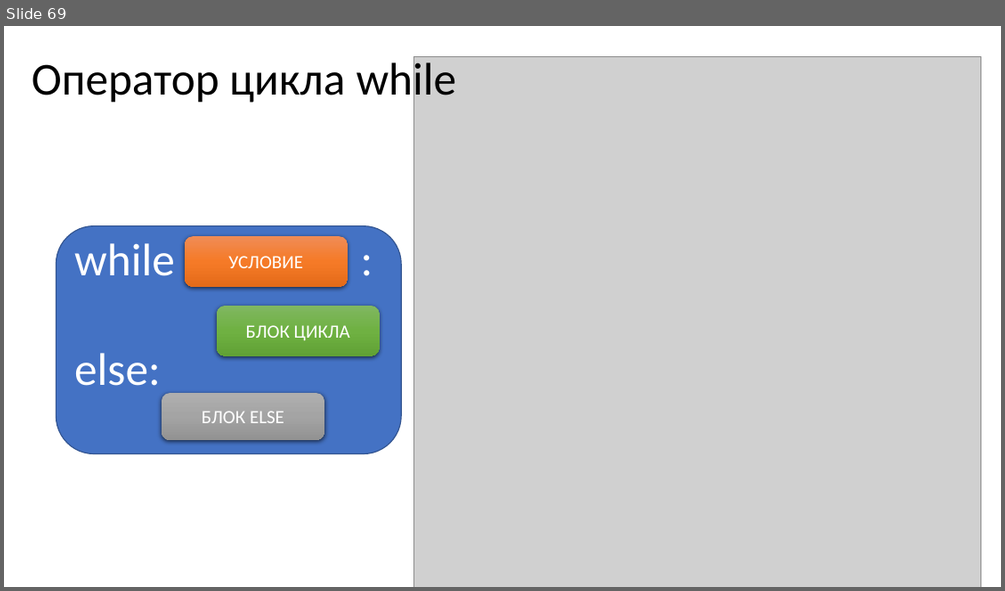
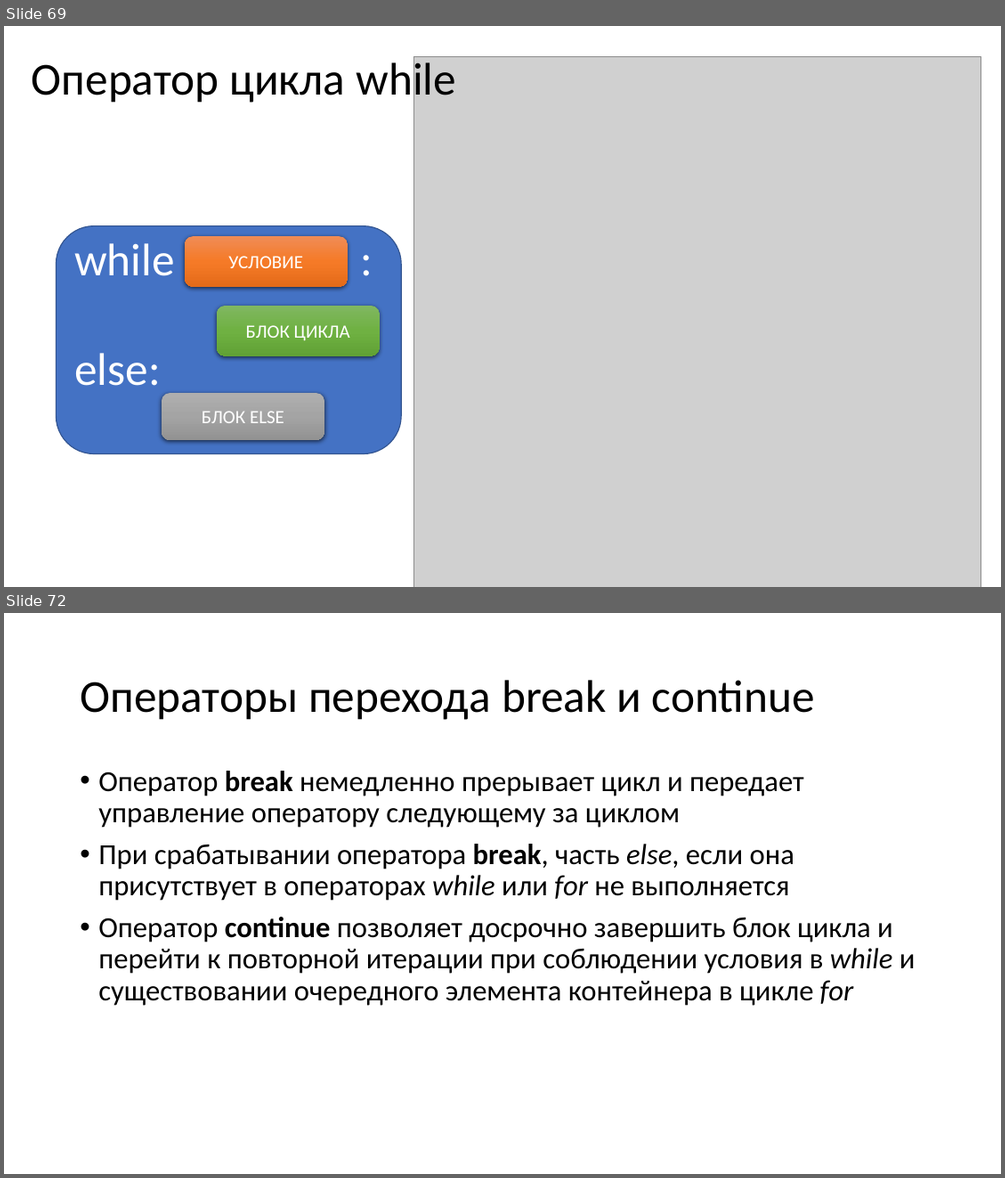
Before and after one commit to paveltsytovich/telegram-course, a slide deck: Presentation/Основы алгоритмизации и программирования.pptx. Shown one above the other, each under a label of ours: slide 69 before the commit, slides 69 and 72 after it; the slides between them are not shown. The pictures are 1005x591 and 1005x1178 pixels, drawn with LibreOffice and Linux fonts; fonts in the diff are those of the drawing; grey boxes stand for pictures. Boxes give left, top, right and bottom in pixels: in the first picture for what was removed or moved away, otherwise in the second. Text is boxed around its words. In the diff, an @@ line names an element or a change of style, - is before the commit and + after.

Commit message:
Операторы

```diff
--- a/Presentation/Основы алгоритмизации и программирования.pptx
+++ b/Presentation/Основы алгоритмизации и программирования.pptx
@@ slide 72 added at (x1=4, y1=613, x2=1001, y2=1174), background #FFFFFF @@
@@ title added at (x1=80, y1=680, x2=815, y2=720), 44 pt, text #000000 @@
+Операторы перехода break и continue
@@ text added at (x1=98, y1=771, x2=915, y2=1005), 28 pt, text #000000 @@
+• Оператор break немедленно прерывает цикл и передает управление оператору следующему за циклом
+• При срабатывании оператора break, часть else, если она присутствует в операторах while или for не выполняется
+• Оператор continue позволяет досрочно завершить блок цикла и перейти к повторной итерации при соблюдении условия в while и существовании очередного элемента контейнера в цикле for
```
Also in this commit, not shown: 3 other slides added, 2 other files.
